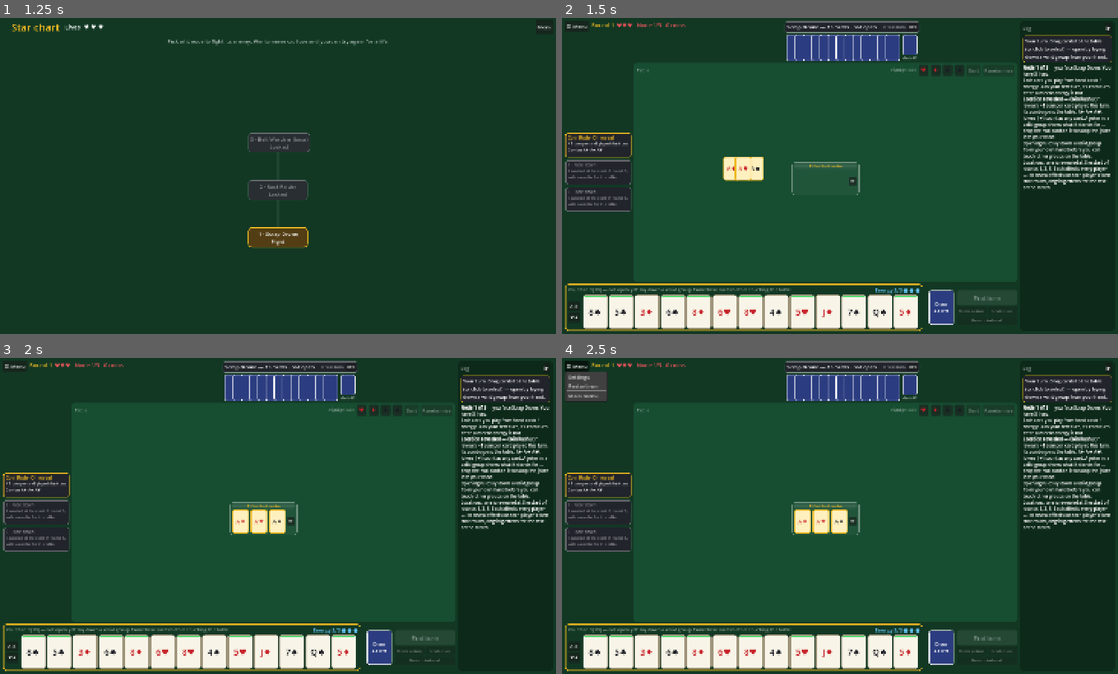
Above: before the commit, frames 1-4 (two rows, left to right).
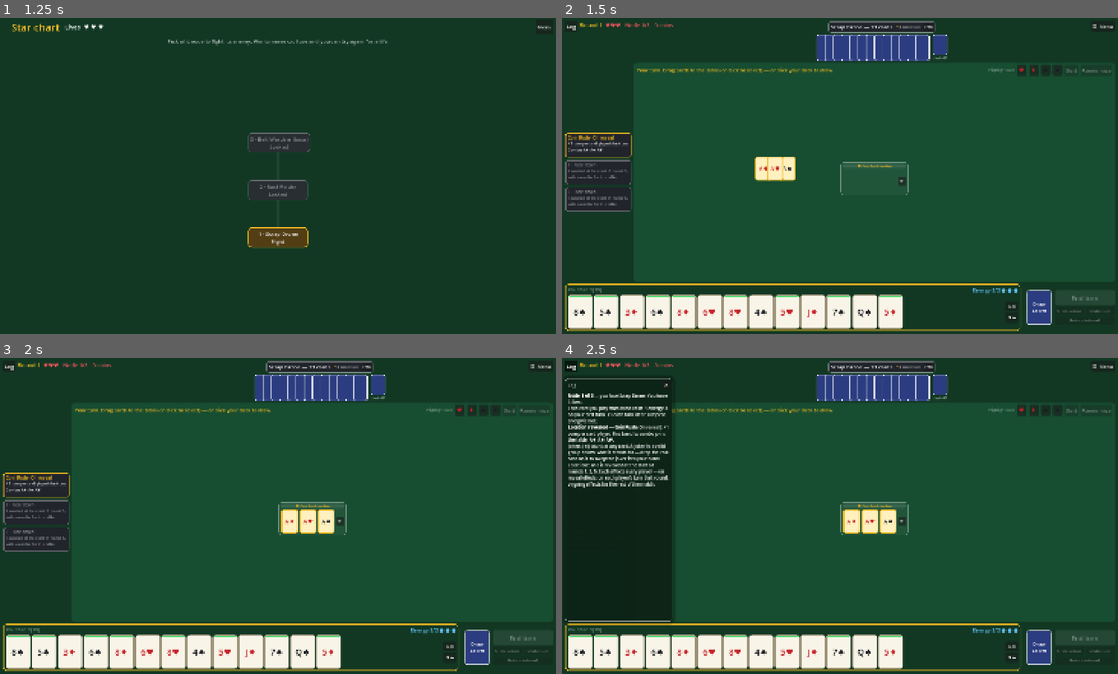
Above: after the commit, the same moments.

Repository: batsling/Machiavelli-Roguelike
Game: Godot game, scene res://scenes/main.tscn
Two runs of this game, one before a commit and one after it. Both use one fixed random seed, a clock stepped at 60 frames per second and the inputs below.
Inputs (mouse positions are in pixels of both pictures, inside the frame that each line leads up to):
- Up to frame 1 (1.25 s): click "New run" at 0.5 s
- Up to frame 2 (1.5 s): click "1 · Scrap Drone Fight" at 1.25 s
- Up to frame 3 (2 s): no input
- Up to frame 4 (2.5 s): click (573, 367) at 2 s, where only the run after the commit has a clickable "Log"

Frame 1 is identical in both runs. In frame 2, 21% of the frame differs, in the area x 0-100%, y 0-100%; in frame 3, 21%; in frame 4, 29%.

Commit message:
Drop the opening rule; log overlay on the left, menu top-right, sort by deck
- GameManager.opening_rule (off by default) gates the opening rule, so
  everyone may work the whole table from their first turn; the switch is
  kept for a future item or enemy. UI copy about opening follows it.
- The log opens from a Log button in the top-left corner as an overlay on
  the left of the screen, above the hand, instead of a side panel that
  narrowed the table. The status line moves to the top of the table.
- The ☰ Menu moves to the top-right corner.
- The hand's sort icons move to its right edge, beside your deck.

Co-Authored-By: Claude Opus 5.5 <noreply@anthropic.com>
Claude-Session: https://claude.ai/code/session_01JkpzdrF161ZC3sntk3xuMg

Diff:
--- a/scripts/engine/game_manager.gd
+++ b/scripts/engine/game_manager.gd
@@ -102,6 +102,11 @@
 ## at energy_cap (0 = no cap). Energy refills to the ceiling every turn — unspent
 ## energy is lost.
 var start_energy := 0
+## The opening rule (classic Machiavelli): until a player has laid a valid group
+## built only from their own hand, they may not add to or take from other groups.
+## Off by default — anyone may work the whole table from their first turn — and
+## kept as a switch so an item or enemy can bring it back.
+var opening_rule := false
 var energy_per_turn := 1
 var energy_cap := 10
 ## Locations still face down, in reveal order. Set before setup (like the energy
@@ -697,7 +702,10 @@
 ## True when the current player may rearrange the table: either they opened on
 ## an earlier turn, or a valid new meld built purely from their own hand is
 ## staged on the table right now.
+## Always true while the opening rule is off.
 func current_player_is_open() -> bool:
+	if not opening_rule:
+		return true
 	return current_player().has_opened or _staged_open_meld_exists()
 
 ## True for a meld made entirely of cards the current player has played from
@@ -925,7 +933,7 @@
 	for m in board.melds:
 		if not m.is_valid():
 			return "Invalid group on the table: %s" % _meld_text(m)
-	if not p.has_opened and not _staged_open_meld_exists():
+	if opening_rule and not p.has_opened and not _staged_open_meld_exists():
 		return "To open you must lay down at least one valid group " \
 			+ "built only from your own hand."
 	return ""
--- a/scripts/ui/main_ui.gd
+++ b/scripts/ui/main_ui.gd
@@ -40,10 +40,11 @@
 ## Right-clicking anywhere (a card, the felt, the hand) clears the selection;
 ## on a joker you placed this turn the stand-in menu takes precedence.
 ##
-## Opening rule: until you have laid down at least one valid group built only
-## from your own hand, you cannot add to other groups or take cards from them
-## (table cards are greyed out — except cards you played this turn, which stay
-## movable so you can always take them back). The same rule binds the AI.
+## Opening rule (off for now — GameManager.opening_rule, kept for a future item):
+## until you have laid down at least one valid group built only from your own
+## hand, you cannot add to other groups or take cards from them (table cards are
+## greyed out — except cards you played this turn, which stay movable so you can
+## always take them back). The same rule binds the AI.
 ##
 ## The table only has to be valid when you press "End turn", which needs at
 ## least one card played from your hand. "Undo action" takes back the last
@@ -152,7 +153,7 @@
 # the Settings dialog edits it and _new_game reads it.
 var settings := GameSettings.new()
 
-## The whole match screen: the table column plus the side panel.
+## The whole match screen: seats, felt and hand (the log lies over it).
 var game_root: HBoxContainer
 var menu_layer: MenuScreen
 var map_layer: MapScreen
@@ -166,11 +167,9 @@
 var stock_top_slot: HBoxContainer
 ## The match's locations (see MatchLocation), between the top bar and the felt.
 var locations_row: VBoxContainer
-## The side panel on the right (status line over the log), and its fold button.
-var side_panel: PanelContainer
-var side_title: Label
-var side_body: VBoxContainer
-var side_toggle_btn: Button
+## The game log, laid over the left of the screen while the Log button is down.
+var log_panel: PanelContainer
+var log_btn: Button
 ## "Confirm (1/2)" — settles the location choice you owe (Cycle, Gift).
 var choice_btn: Button
 var status_label: Label
@@ -306,17 +305,13 @@
 	if combo_start:
 		# Dealt after the enemy's mechanics so combo cards keep their effects.
 		gm.deal_starting_melds()
-		_set_status("Your turn. Drag cards to the table (or click to select) — "
-			+ "your starting combo already opened you.")
-		_log("Starting combos: every player begins with a random group on the "
-			+ "table and counts as opened — the whole table is playable from turn one.")
-	else:
-		_set_status("Your turn. Drag cards to the table (or click to select) — "
-			+ "open by laying down a valid group from your hand.")
+		_log("Starting combos: every player begins with a random group on the table.")
+	_set_status("Your turn. Drag cards to the table (or click to select) — "
+		+ "or click your deck to draw.")
 	if jokers_in:
 		_log("Jokers (★) count as any card. A joker in a valid group shows what "
 			+ "it stands for — drop the real card on it to swap the joker into your hand.")
-	if not combo_start:
+	if gm.opening_rule and not combo_start:
 		_log("Opening rule: lay down a valid group from your own hand before "
 			+ "you can touch other groups on the table.")
 	if not gm.location_deck.is_empty() or not gm.revealed_locations.is_empty():
@@ -360,6 +355,7 @@
 	return "\n\n".join(lines)
 
 func _show_menu() -> void:
+	log_btn.button_pressed = false
 	menu_layer.show_menu(not gm.players.is_empty() or run != null)
 	map_layer.visible = false
 	game_root.visible = false
@@ -377,6 +373,7 @@
 
 ## Show the run map (between matches).
 func _show_map() -> void:
+	log_btn.button_pressed = false
 	menu_layer.visible = false
 	game_root.visible = false
 	map_layer.show_run(run)
@@ -482,6 +479,8 @@
 	_table.refresh_board()
 	_table.refresh_hand()
 	_refresh_buttons()
+	if log_panel.visible:
+		_fit_log_panel.call_deferred()
 	if not _location_flights.is_empty():
 		_fly_location_combos()
 
@@ -1007,19 +1006,16 @@
 	else:
 		_show_map()
 
-## Fold the side panel down to a slim strip (or open it back up), giving the
-## table the room.
-func _on_side_toggle_pressed() -> void:
-	var open := not side_body.visible
-	side_body.visible = open
-	side_title.visible = open
-	side_panel.custom_minimum_size.x = UITheme.SIDE_PANEL_WIDTH if open else 0.0
-	side_toggle_btn.text = "▶" if open else "◀"
-	side_toggle_btn.tooltip_text = "Hide the log" if open else "Show the status and log"
-	if not ai_running:
-		# The felt changed width: re-place any group now past its edge.
-		await get_tree().process_frame
-		_refresh()
+## The Log button: lay the log over the left of the screen, its bottom kept
+## just above your hand so the hand and turn buttons stay clear, or hide it.
+func _on_log_toggled(open: bool) -> void:
+	log_panel.visible = open
+	if open:
+		_fit_log_panel()
+
+func _fit_log_panel() -> void:
+	var view_h := get_viewport_rect().size.y
+	log_panel.offset_bottom = -(view_h - hand_panel.get_global_rect().position.y) - 8.0
 
 ## The ☰ Menu: Settings, restart (the whole run, or a fresh sandbox game) and
 ## back to the main menu (the game is kept).
--- a/scripts/ui/main_ui_builder.gd
+++ b/scripts/ui/main_ui_builder.gd
@@ -20,8 +20,8 @@
 	# Paint the whole window in dark felt instead of the engine's gray.
 	RenderingServer.set_default_clear_color(UITheme.COL_FELT_DARK)
 
-	# The screen: the table column (seats, felt, hand) with the status and log in
-	# a collapsible side panel on the right.
+	# The screen: one column of seats, felt and hand. The log opens over its left
+	# side (see _build_log_panel) rather than taking room from it.
 	ui.game_root = HBoxContainer.new()
 	ui.game_root.set_anchors_preset(Control.PRESET_FULL_RECT)
 	ui.game_root.add_theme_constant_override("separation", 10)
@@ -35,12 +35,20 @@
 	main_col.add_theme_constant_override("separation", 6)
 	ui.game_root.add_child(main_col)
 
-	# Top row: the game menu and match status in the top-left corner, then the
-	# first enemy's seat (with their deck beside their cards) centered opposite you.
+	# Top row: the log button and match status in the top-left corner, the first
+	# enemy's seat (with their deck beside their cards) centered opposite you, and
+	# the game menu in the top-right corner.
 	var top_bar := HBoxContainer.new()
 	top_bar.add_theme_constant_override("separation", 8)
 	main_col.add_child(top_bar)
-	_build_game_menu(ui, top_bar)
+	ui.log_btn = Button.new()
+	ui.log_btn.text = "Log"
+	ui.log_btn.toggle_mode = true
+	ui.log_btn.focus_mode = Control.FOCUS_NONE
+	ui.log_btn.size_flags_vertical = Control.SIZE_SHRINK_BEGIN
+	ui.log_btn.tooltip_text = "Show the game log over the left of the table"
+	ui.log_btn.toggled.connect(ui._on_log_toggled)
+	top_bar.add_child(ui.log_btn)
 	# Round counter: one round is a full lap of the table (every player takes a
 	# turn), ticking up when play returns to you.
 	ui.round_label = Label.new()
@@ -62,6 +70,7 @@
 	var top_pad_right := Control.new()
 	top_pad_right.size_flags_horizontal = Control.SIZE_EXPAND_FILL
 	top_bar.add_child(top_pad_right)
+	_build_game_menu(ui, top_bar)
 
 	# Middle row: the locations, left seat, the felt, right seat (hidden until a
 	# 4th player).
@@ -100,12 +109,15 @@
 	var table_top := HBoxContainer.new()
 	table_top.add_theme_constant_override("separation", 8)
 	table_col.add_child(table_top)
-	var table_title := Label.new()
-	table_title.text = "Table"
-	table_title.size_flags_horizontal = Control.SIZE_EXPAND_FILL
-	table_title.add_theme_font_size_override("font_size", 15)
-	table_title.add_theme_color_override("font_color", Color(1, 1, 1, 0.55))
-	table_top.add_child(table_title)
+	# The status line — what to do right now — heads the table, where the eye
+	# already is.
+	ui.status_label = Label.new()
+	ui.status_label.size_flags_horizontal = Control.SIZE_EXPAND_FILL
+	ui.status_label.size_flags_vertical = Control.SIZE_SHRINK_CENTER
+	ui.status_label.autowrap_mode = TextServer.AUTOWRAP_WORD_SMART
+	ui.status_label.add_theme_font_size_override("font_size", 16)
+	ui.status_label.add_theme_color_override("font_color", UITheme.COL_CHIP_ACTIVE)
+	table_top.add_child(ui.status_label)
 	# Suit highlighter: hovering a suit outlines those cards everywhere in play
 	# (hand and table) and fades the rest.
 	var highlight_hint := Label.new()
@@ -195,7 +207,12 @@
 	var hand_row := HBoxContainer.new()
 	hand_row.add_theme_constant_override("separation", 8)
 	hand_col.add_child(hand_row)
-	# Hand sort buttons, small icons at the hand's left edge: the hand keeps
+	ui.hand_box = HFlowContainer.new()
+	ui.hand_box.size_flags_horizontal = Control.SIZE_EXPAND_FILL
+	ui.hand_box.add_theme_constant_override("h_separation", 4)
+	ui.hand_box.add_theme_constant_override("v_separation", 4)
+	hand_row.add_child(ui.hand_box)
+	# Hand sort buttons, small icons at the hand's right edge: the hand keeps
 	# whatever order you give it, but these lay it out the two plain ways players
 	# read a hand — by rank (increasing, left to right) or by suit (reds then
 	# blacks, rank order within). Jokers sort last.
@@ -209,11 +226,6 @@
 	sort_col.add_child(_make_sort_icon("♥♠",
 		"Sort your hand by suit, reds then blacks (jokers last)",
 		ui._on_sort_suit_pressed))
-	ui.hand_box = HFlowContainer.new()
-	ui.hand_box.size_flags_horizontal = Control.SIZE_EXPAND_FILL
-	ui.hand_box.add_theme_constant_override("h_separation", 4)
-	ui.hand_box.add_theme_constant_override("v_separation", 4)
-	hand_row.add_child(ui.hand_box)
 	for zone: Control in [ui.hand_panel, hand_col, hand_top, hand_row, ui.hand_title,
 			ui.selection_label, ui.hand_box]:
 		zone.set_drag_forwarding(Callable(), ui._can_drop_on_hand, ui._drop_on_hand)
@@ -273,7 +285,7 @@
 	ui.return_btn.pressed.connect(ui._on_return_pressed)
 	controls.add_child(ui.return_btn)
 
-	_build_side_panel(ui)
+	_build_log_panel(ui)
 
 	# Overlay for the flying-card animations; never intercepts the mouse.
 	ui.anim_layer = Control.new()
@@ -293,48 +305,45 @@
 	_build_settings_dialog(ui)
 	_build_enemy_info_dialog(ui)
 
-## The side panel on the right: the status line (what to do now) over the game
-## log, with a button that folds the panel down to a slim strip to give the
-## table the room.
-func _build_side_panel(ui: MainUI) -> void:
-	ui.side_panel = PanelContainer.new()
-	ui.side_panel.custom_minimum_size = Vector2(UITheme.SIDE_PANEL_WIDTH, 0)
-	ui.side_panel.add_theme_stylebox_override("panel",
-		CardRenderer.panel_style(UITheme.COL_SIDE_PANEL, 10))
-	ui.game_root.add_child(ui.side_panel)
+## The game log, opened by the Log button: a panel laid over the left side of
+## the screen (below the top bar, above your hand) so opening it never squeezes
+## the table, and the hand and turn buttons stay clear. Hidden until opened;
+## MainUI keeps its bottom edge above the hand.
+func _build_log_panel(ui: MainUI) -> void:
+	ui.log_panel = PanelContainer.new()
+	ui.log_panel.visible = false
+	ui.log_panel.anchor_left = 0
+	ui.log_panel.anchor_right = 0
+	ui.log_panel.anchor_top = 0
+	ui.log_panel.anchor_bottom = 1
+	ui.log_panel.offset_left = 10
+	ui.log_panel.offset_right = 10 + UITheme.LOG_PANEL_WIDTH
+	ui.log_panel.offset_top = UITheme.LOG_PANEL_TOP
+	ui.log_panel.offset_bottom = -200
+	var sb := CardRenderer.panel_style(UITheme.COL_LOG_PANEL, 10)
+	sb.border_color = Color(1, 1, 1, 0.18)
+	sb.set_border_width_all(1)
+	sb.shadow_color = Color(0, 0, 0, 0.45)
+	sb.shadow_size = 12
+	ui.log_panel.add_theme_stylebox_override("panel", sb)
+	ui.add_child(ui.log_panel)
 	var col := VBoxContainer.new()
 	col.add_theme_constant_override("separation", 8)
-	ui.side_panel.add_child(col)
+	ui.log_panel.add_child(col)
 	var head := HBoxContainer.new()
 	col.add_child(head)
-	ui.side_title = Label.new()
-	ui.side_title.text = "Log"
-	ui.side_title.size_flags_horizontal = Control.SIZE_EXPAND_FILL
-	ui.side_title.add_theme_font_size_override("font_size", 15)
-	ui.side_title.add_theme_color_override("font_color", Color(1, 1, 1, 0.55))
-	head.add_child(ui.side_title)
-	ui.side_toggle_btn = Button.new()
-	ui.side_toggle_btn.text = "▶"
-	ui.side_toggle_btn.tooltip_text = "Hide the log"
-	ui.side_toggle_btn.focus_mode = Control.FOCUS_NONE
-	ui.side_toggle_btn.pressed.connect(ui._on_side_toggle_pressed)
-	head.add_child(ui.side_toggle_btn)
-	ui.side_body = VBoxContainer.new()
-	ui.side_body.size_flags_vertical = Control.SIZE_EXPAND_FILL
-	ui.side_body.add_theme_constant_override("separation", 8)
-	col.add_child(ui.side_body)
-	# The status line: what to do right now, boxed in gold at the top.
-	var status_box := PanelContainer.new()
-	var sb := CardRenderer.panel_style(UITheme.COL_CHIP_BG, 8)
-	sb.border_color = UITheme.COL_CHIP_ACTIVE
-	sb.set_border_width_all(1)
-	status_box.add_theme_stylebox_override("panel", sb)
-	ui.side_body.add_child(status_box)
-	ui.status_label = Label.new()
-	ui.status_label.autowrap_mode = TextServer.AUTOWRAP_WORD_SMART
-	ui.status_label.custom_minimum_size = Vector2(UITheme.SIDE_PANEL_WIDTH - 40, 0)
-	ui.status_label.add_theme_font_size_override("font_size", 15)
-	status_box.add_child(ui.status_label)
+	var title := Label.new()
+	title.text = "Log"
+	title.size_flags_horizontal = Control.SIZE_EXPAND_FILL
+	title.add_theme_font_size_override("font_size", 15)
+	title.add_theme_color_override("font_color", Color(1, 1, 1, 0.55))
+	head.add_child(title)
+	var close := Button.new()
+	close.text = "✕"
+	close.tooltip_text = "Hide the log"
+	close.focus_mode = Control.FOCUS_NONE
+	close.pressed.connect(func() -> void: ui.log_btn.button_pressed = false)
+	head.add_child(close)
 	ui.log_box = RichTextLabel.new()
 	ui.log_box.bbcode_enabled = true
 	ui.log_box.size_flags_vertical = Control.SIZE_EXPAND_FILL
@@ -342,7 +351,7 @@
 	ui.log_box.fit_content = false
 	ui.log_box.add_theme_font_size_override("normal_font_size", 14)
 	ui.log_box.add_theme_font_size_override("bold_font_size", 14)
-	ui.side_body.add_child(ui.log_box)
+	col.add_child(ui.log_box)
 
 ## A small icon button for the hand's sort column.
 func _make_sort_icon(text: String, tip: String, on_press: Callable) -> Button:
--- a/scripts/ui/table_view.gd
+++ b/scripts/ui/table_view.gd
@@ -215,7 +215,7 @@
 	var lbl := Label.new()
 	lbl.size_flags_vertical = Control.SIZE_SHRINK_CENTER
 	var marker := "▶ " if is_current else ""
-	var opened := "" if p.has_opened else " · not open"
+	var opened := "" if p.has_opened or not gm.opening_rule else " · not open"
 	lbl.text = "%s%s — %d cards%s" % [marker, p.display_name, p.hand.size(), opened]
 	if is_current:
 		lbl.add_theme_color_override("font_color", UITheme.COL_CHIP_ACTIVE)
@@ -847,7 +847,7 @@
 	_refresh_energy()
 	_ui._clear_children(_ui.hand_box)
 	var hand := gm.players[0].hand
-	if gm.players[0].has_opened:
+	if gm.players[0].has_opened or not gm.opening_rule:
 		_ui.hand_title.text = "Your hand (%d)" % hand.size()
 	else:
 		_ui.hand_title.text = "Your hand (%d) — not open yet: lay down a valid group " % hand.size() \
--- a/scripts/ui/ui_theme.gd
+++ b/scripts/ui/ui_theme.gd
@@ -60,8 +60,9 @@
 const COL_ENERGY_SPENT := Color(1, 1, 1, 0.22)    # an energy pip spent this turn
 const COL_LIFE := Color(0.92, 0.33, 0.36)         # the hearts of your remaining lives
 const LOCATION_PANEL_SIZE := Vector2(210, 78)        # one location card in the locations column
-const SIDE_PANEL_WIDTH := 300.0                      # the status + log panel on the right
-const COL_SIDE_PANEL := Color(0.05, 0.16, 0.10)      # its backing, a shade under the felt
+const LOG_PANEL_WIDTH := 340.0                       # the log laid over the left of the screen
+const LOG_PANEL_TOP := 64.0                          # its top edge, just under the top bar
+const COL_LOG_PANEL := Color(0.05, 0.14, 0.09, 0.97) # its backing, a near-opaque dark felt
 const PRIMARY_BUTTON_SIZE := Vector2(190, 48)        # End turn (and Back to map after a match)
 
 # --- Ultimate meter -----------------------------------------------------------
--- a/tests/play_hint_check.gd
+++ b/tests/play_hint_check.gd
@@ -79,6 +79,7 @@
 			ok = false
 
 	# --- The opening rule gates lay-offs --------------------------------------
+	ui.gm.opening_rule = true
 	ui.gm.players[0].has_opened = false
 	ui.hint_meld_targets.clear()
 	ui.hint_new_group = false
--- a/tests/ui_mode_check.gd
+++ b/tests/ui_mode_check.gd
@@ -149,8 +149,10 @@
 		ok = false
 
 	# --- Energy gates the green playable cap -------------------------------------
-	# A run deals no starting combos, so open the player by hand for the lay-off.
-	gm.players[0].has_opened = true
+	# No opening rule: a player who has never laid a group may still work the table.
+	if gm.opening_rule or gm.players[0].has_opened or not gm.current_player_is_open():
+		printerr("the opening rule should be off: the table is open from turn one")
+		ok = false
 	var run_meld := CardSet.new()
 	run_meld.cards.assign([_card(5, "hearts"), _card(6, "hearts"), _card(7, "hearts")])
 	gm.board.melds.append(run_meld)
Not shown, changed: README.md
